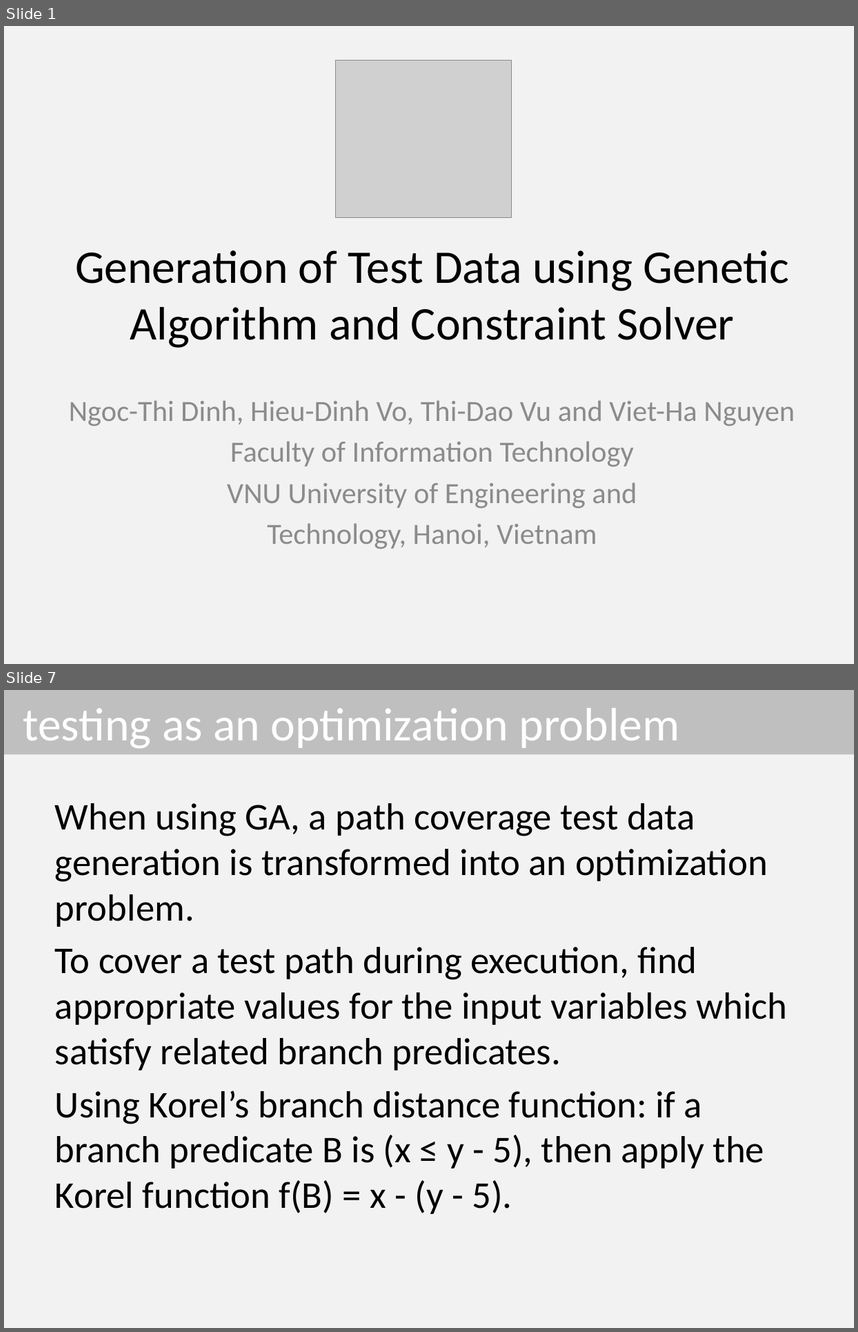
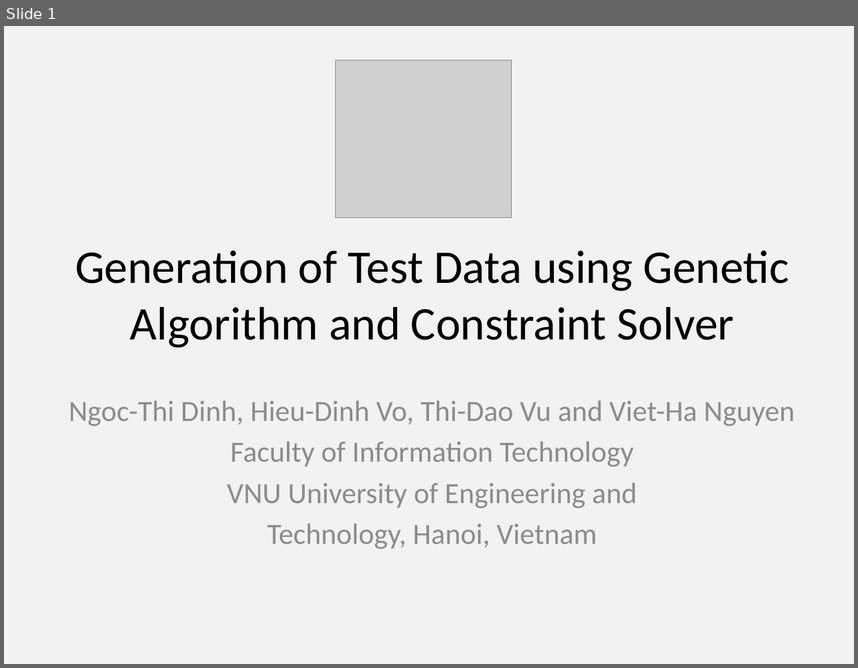
Before and after one commit to dinhngocthi/GAsource, a slide deck: CFT4CUnitSrc/src/report/ACIIDS2016_Presentation.pptx. Shown one above the other, each under a label of ours: slides 1 and 7 before the commit, slide 1 after it; the slides between them are not shown. The pictures are 858x1332 and 858x668 pixels, drawn with LibreOffice and Linux fonts; fonts in the diff are those of the drawing; grey boxes stand for pictures. Boxes give left, top, right and bottom in pixels: in the first picture for what was removed or moved away, otherwise in the second. Text is boxed around its words. In the diff, an @@ line names an element or a change of style, - is before the commit and + after.

```diff
--- a/CFT4CUnitSrc/src/report/ACIIDS2016_Presentation.pptx
+++ b/CFT4CUnitSrc/src/report/ACIIDS2016_Presentation.pptx
@@ slide 7 removed at <box>4,690,854,1328</box>, background #F2F2F2 @@
@@ title removed at <box>4,690,854,755</box> @@
-testing as an optimization problem
@@ text removed at <box>55,803,787,1214</box> @@
-When using GA, a path coverage test data generation is transformed into an optimization problem.
-To cover a test path during execution, find appropriate values for the input variables which satisfy related branch predicates.
-Using Korel’s branch distance function: if a branch predicate B is (x ≤ y - 5), then apply the Korel function f(B) = x - (y - 5).
```
Also in this commit, not shown: 2 slides changed, 25 other slides removed.
